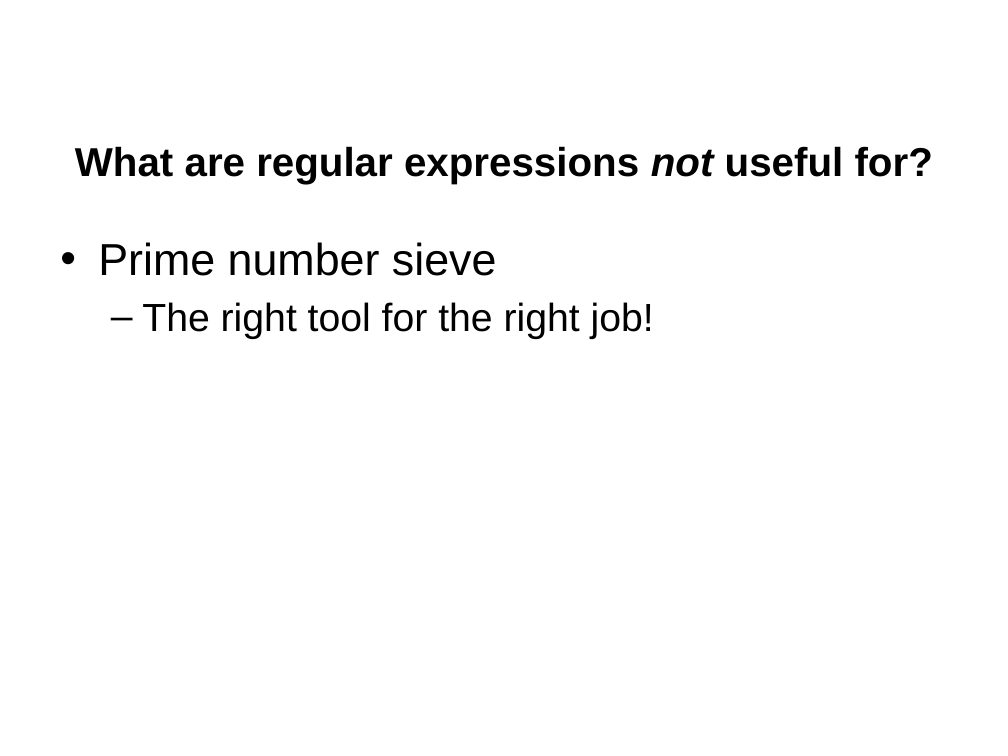
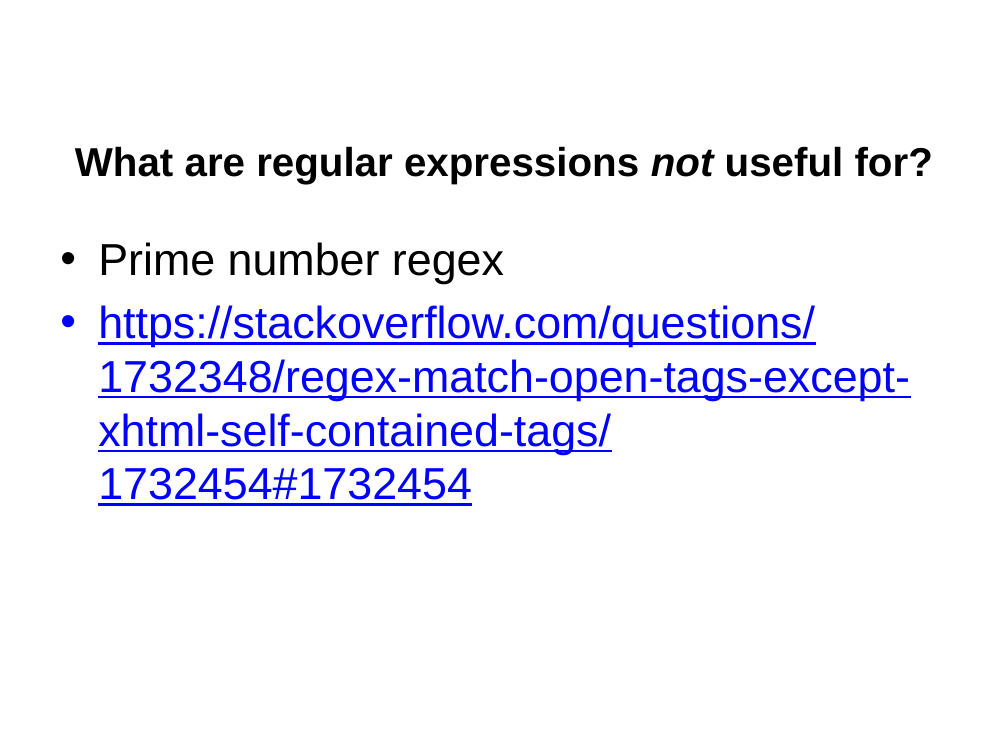
Before and after one commit to jgerity/talks, a slide deck: slide 16 of 2017/computing_workgroup/regex/regular_expressions.pptx. Drawn at 1008x756 pixels with LibreOffice and Linux fonts; fonts in the diff are those of the drawing; background and template pictures are left out. Boxes give left, top, right and bottom in pixels: in the first picture for what was removed or moved away, otherwise in the second. Text is boxed around its words. In the diff, an @@ line names an element or a change of style, - is before the commit and + after.

```diff
--- a/2017/computing_workgroup/regex/regular_expressions.pptx
+++ b/2017/computing_workgroup/regex/regular_expressions.pptx
@@ text at box(98, 242, 910, 506): text changed; size 28 to 32 pt; text colour #000000 to #0000FF @@
-• Prime number sieve
-  – The right tool for the right job!
+• Prime number regex
+• https://stackoverflow.com/questions/1732348/regex-match-open-tags-except-xhtml-self-contained-tags/1732454#1732454
```
Also in this commit, not shown: 2 other slides changed, 2 other files.
